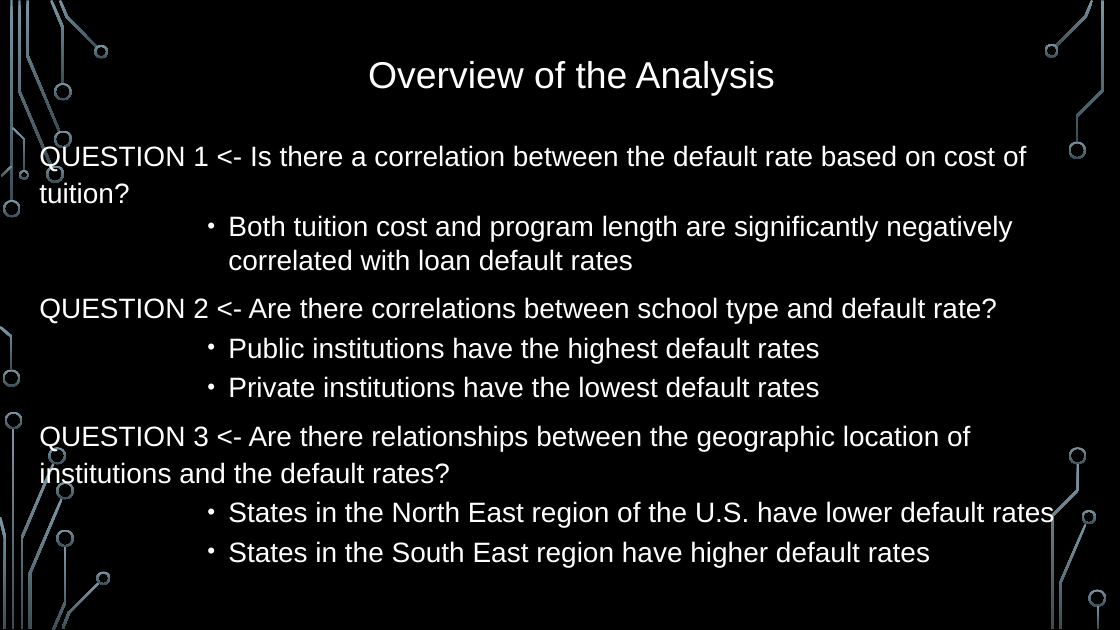
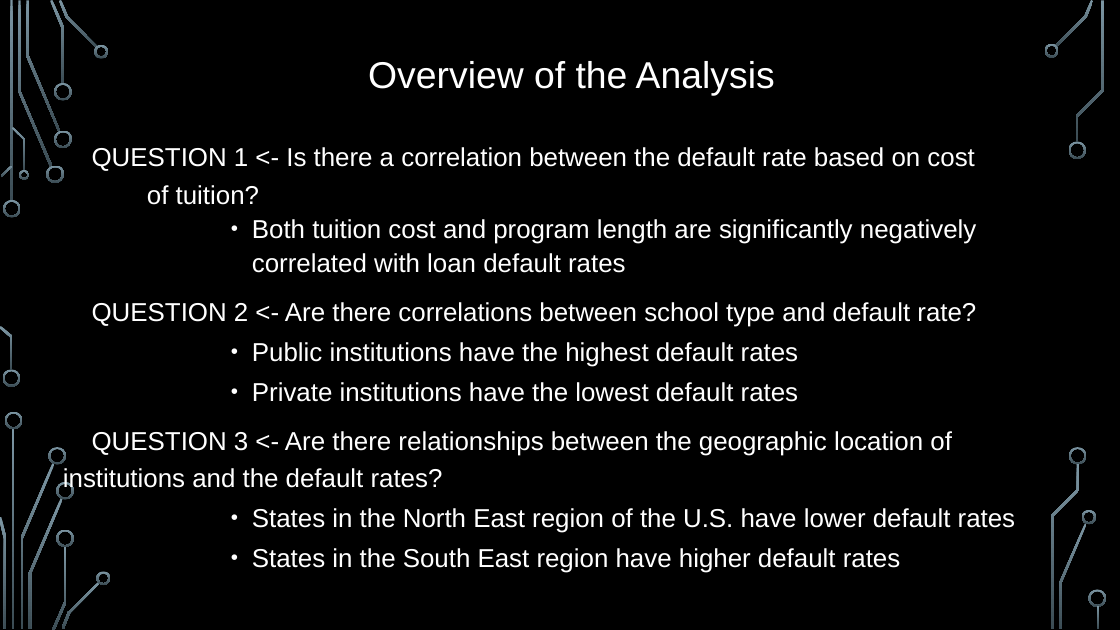
Before and after one commit to matt-pelham/rgang, a slide deck: slide 17 of Default Data Group Project - final version.pptx. Drawn at 1120x630 pixels with LibreOffice and Linux fonts; fonts in the diff are those of the drawing; background and template pictures are left out. Boxes give left, top, right and bottom in pixels: in the first picture for what was removed or moved away, otherwise in the second. Text is boxed around its words. In the diff, an @@ line names an element or a change of style, - is before the commit and + after.

```diff
--- a/Default Data Group Project - final version.pptx
+++ b/Default Data Group Project - final version.pptx
@@ text "QUESTION 1 <- Is there ...": place and size @@
-text "QUESTION 1 <- Is there ..." at [39, 144, 1054, 567]
+text "QUESTION 1 <- Is there ..." at [63, 147, 1016, 573]
@@ text "QUESTION 1 <- Is there ..." at [63, 147, 1016, 573]: size 24 to 22.2 pt; line spacing 1.1 to 1.2; line spacing 1 to 1.1 @@
```
Also in this commit, not shown: 1 other slide changed.
